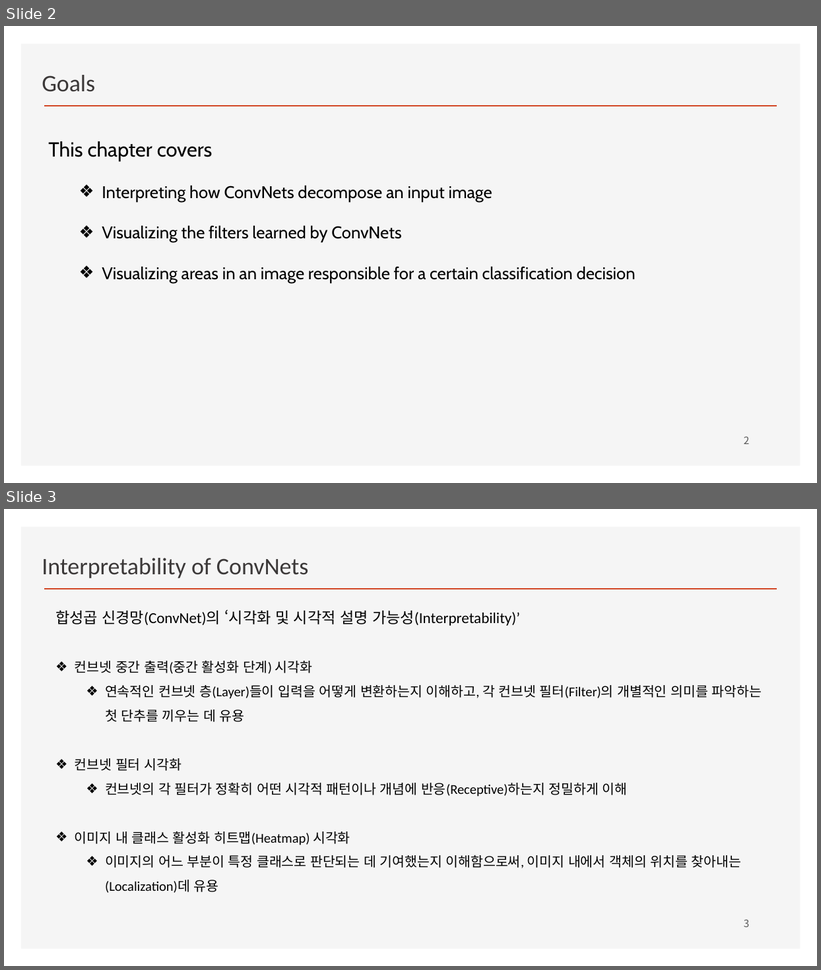
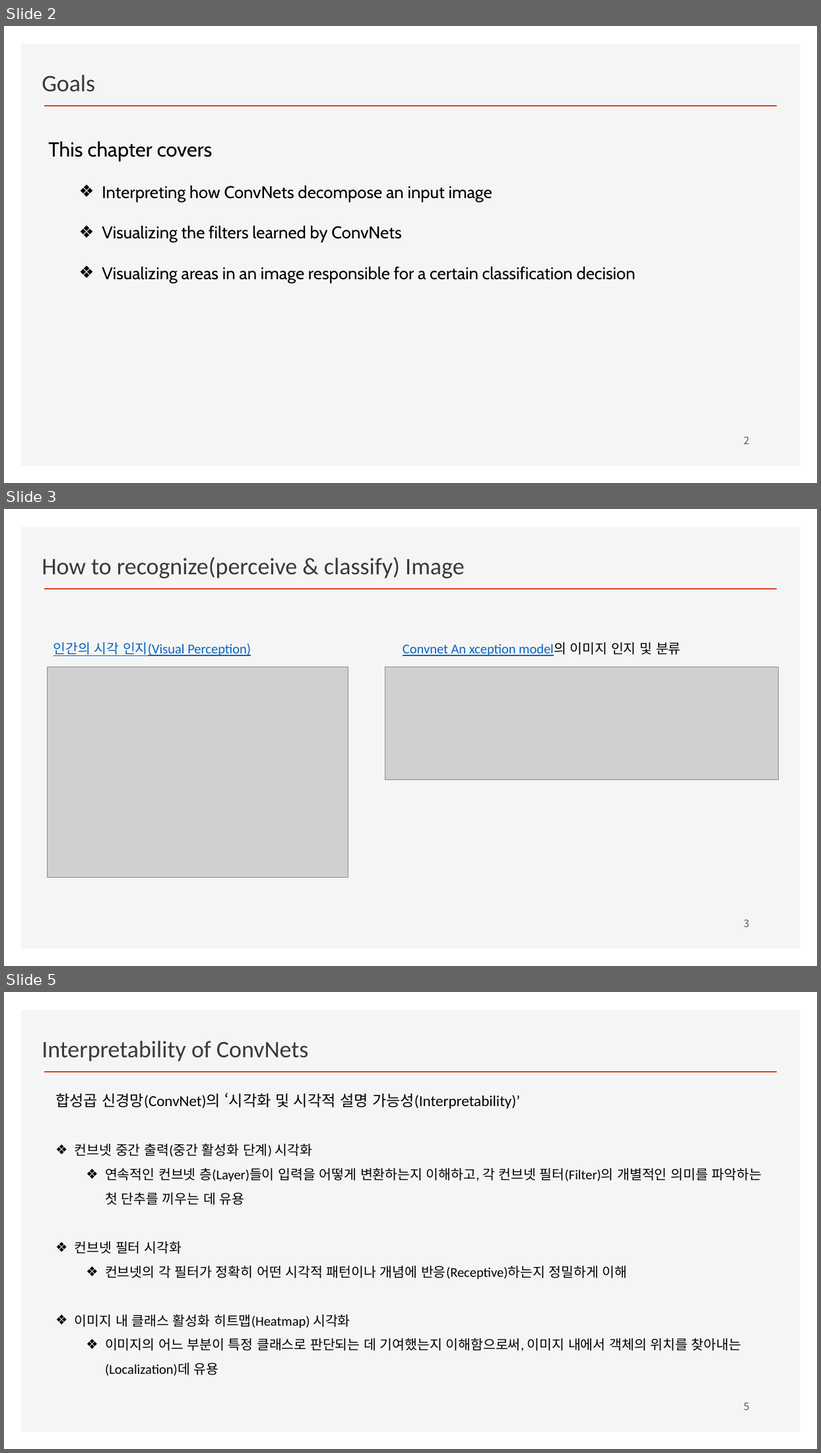
Before and after one commit to ancestor9/2026_Fall_Deep-Learning-with-Python, a slide deck: Chapter 10 Interpreting what ConvNets learn.pptx. Shown one above the other, each under a label of ours: slides 2 and 3 before the commit, slides 2, 3 and 5 after it; the slides between them are not shown. The pictures are 821x970 and 821x1453 pixels, drawn with LibreOffice and Linux fonts; fonts in the diff are those of the drawing; grey boxes stand for pictures; background and template pictures are left out. Boxes give left, top, right and bottom in pixels: in the first picture for what was removed or moved away, otherwise in the second. Text is boxed around its words. In the diff, an @@ line names an element or a change of style, - is before the commit and + after.

```diff
--- a/Chapter 10 Interpreting what ConvNets learn.pptx
+++ b/Chapter 10 Interpreting what ConvNets learn.pptx
@@ slide 3 added at [4,509,817,966], background #FFFFFF; not listed: 2 template elements that a slide beside it also shows @@
@@ text added at [42,557,464,578], 28 pt, text #3B3838 @@
+How to recognize(perceive & classify) Image
@@ text added at [54,642,251,656], 16 pt, text #0563C1, underline @@
+인간의 시각 인지(Visual Perception)
@@ text added at [403,642,681,656], 16 pt, text #0563C1, underline @@
+Convnet An xception model의 이미지 인지 및 분류
@@ picture added at [48,667,349,877] @@
@@ picture added at [385,667,779,780] @@
@@ page number added at [744,920,750,927], 12 pt, text #595959 @@
+3
@@ what was slide 3 is now slide 5 @@
@@ page number at [744,1403,750,1410]: text changed @@
-3
+5
```
Also in this commit, not shown: 1 other slide added, 3 slides removed.
